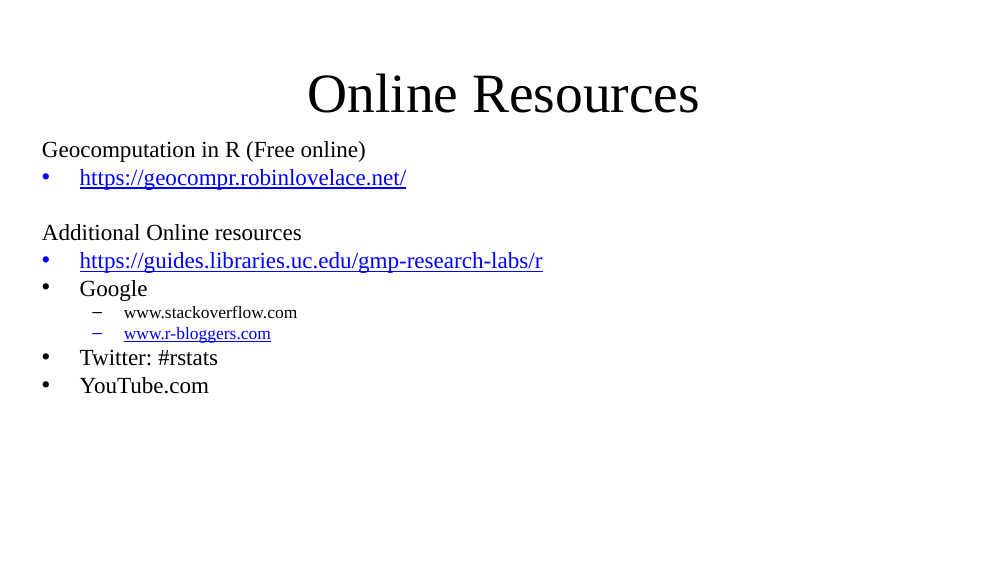
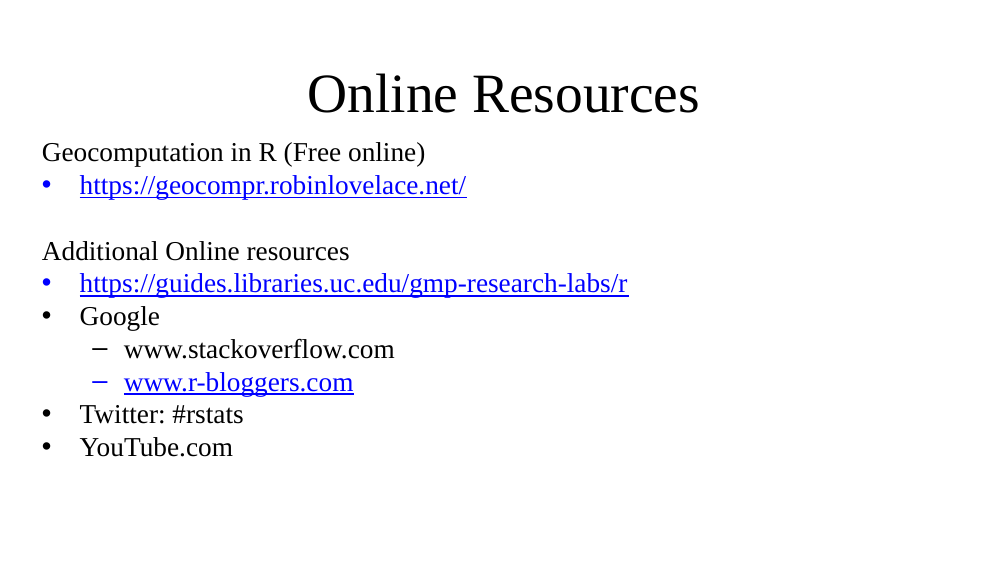
Before and after one commit to RAJohansen/DataDay2019, a slide deck: slide 16 of Resources/Mapping Social Vulnerability Workshop.pptx. Drawn at 1008x567 pixels with LibreOffice and Linux fonts; fonts in the diff are those of the drawing; background and template pictures are left out. Boxes give left, top, right and bottom in pixels: in the first picture for what was removed or moved away, otherwise in the second. Text is boxed around its words. In the diff, an @@ line names an element or a change of style, - is before the commit and + after.

```diff
--- a/Resources/Mapping Social Vulnerability Workshop.pptx
+++ b/Resources/Mapping Social Vulnerability Workshop.pptx
@@ text "Geocomputation in R (Free online)" at (x1=42, y1=142, x2=628, y2=457): size 22 to 26 pt in "Geocomputation in R (Free online)", "https://geocompr.robinlovelace.net/", "Additional Online resources", "https://guides.libraries.uc.edu/gmp-research-labs/r" and 3 more places; size 16.7 to 26 pt in "www.stackoverflow.com", "www.r-bloggers.com" @@
```
Also in this commit, not shown: 4 other slides changed, 1 slide added, 1 slide removed, 1 other file.
